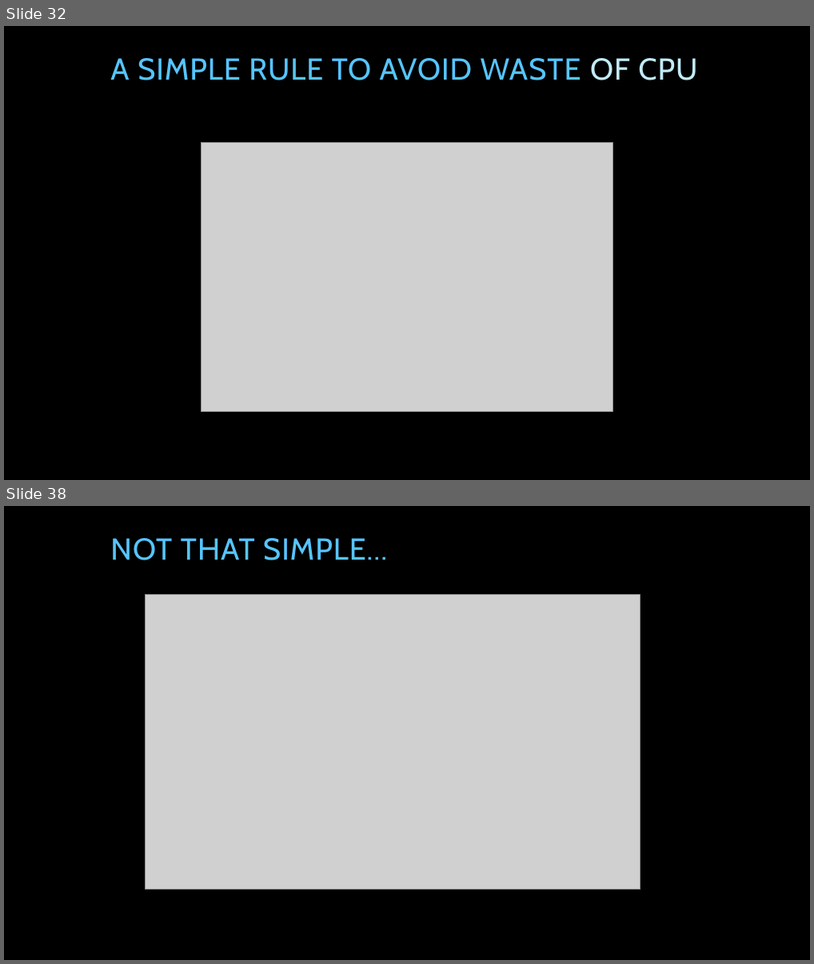
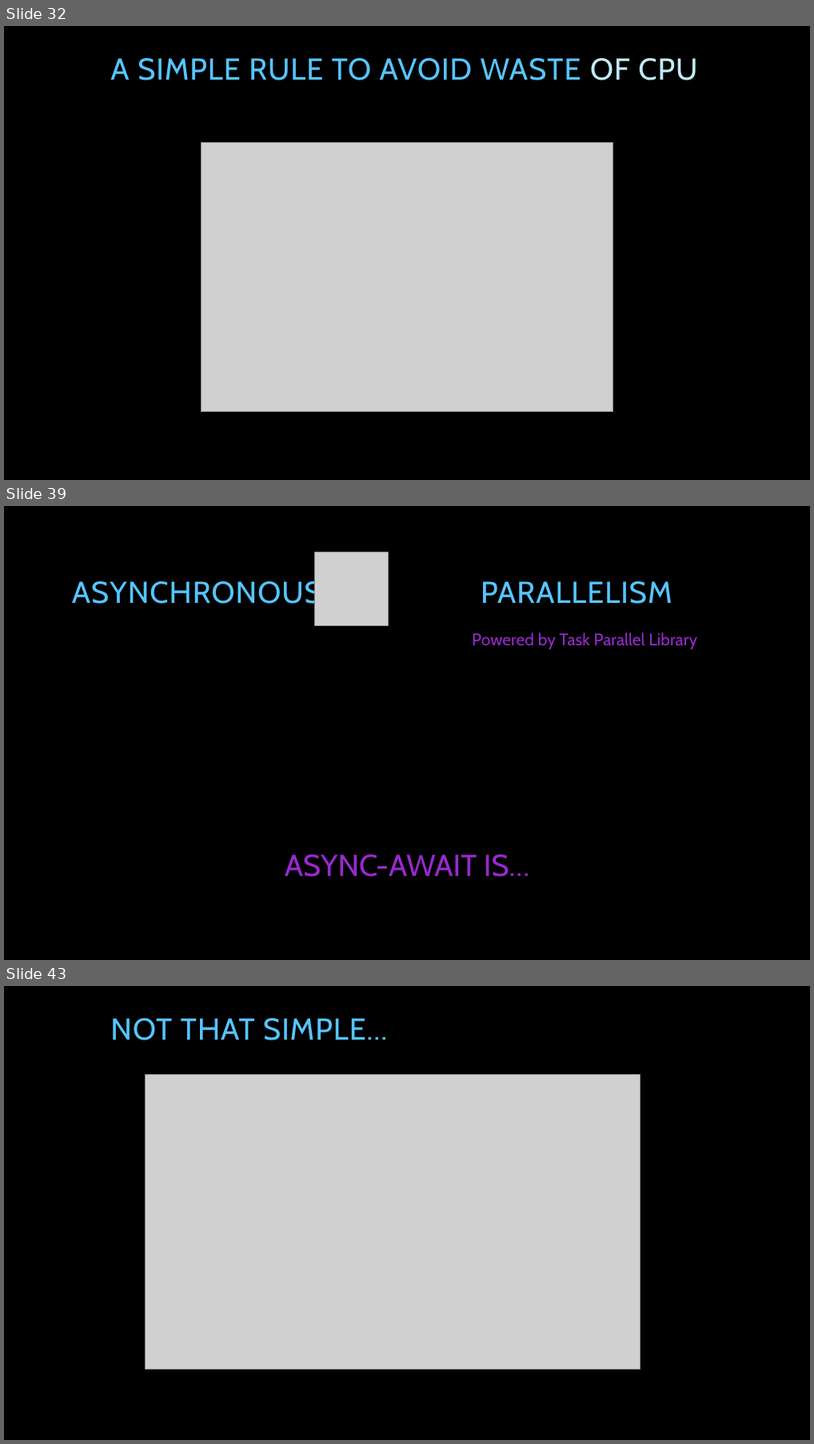
Before and after one commit to tpierrain/talk-AsyncAwait, a slide deck: AsyncAwait...ohWait.pptx. Shown one above the other, each under a label of ours: slides 32 and 38 before the commit, slides 32, 39 and 43 after it; the slides between them are not shown. The pictures are 814x964 and 814x1444 pixels, drawn with LibreOffice and Linux fonts; fonts in the diff are those of the drawing; grey boxes stand for pictures; background and template pictures are left out. Boxes give left, top, right and bottom in pixels: in the first picture for what was removed or moved away, otherwise in the second. Text is boxed around its words. In the diff, an @@ line names an element or a change of style, - is before the commit and + after.

```diff
--- a/AsyncAwait...ohWait.pptx
+++ b/AsyncAwait...ohWait.pptx
@@ slide 39 added at [4, 506, 810, 960], background picture (left out) @@
@@ picture added at [314, 552, 388, 626] @@
@@ text added at [72, 577, 322, 610], 36 pt, text #56C5FF @@
+ASYNCHRONOUS
@@ text added at [481, 581, 673, 604], 36 pt, text #56C5FF @@
+PARALLELISM
@@ text added at [472, 632, 698, 649], 20 pt, text #972ACD @@
+  Powered by Task Parallel Library
@@ text added at [285, 854, 530, 876], 36 pt, text #972ACD @@
+ASYNC-AWAIT IS…
@@ what was slide 38 is now slide 43 @@
```
Also in this commit, not shown: 6 slides changed, 5 other slides added.
